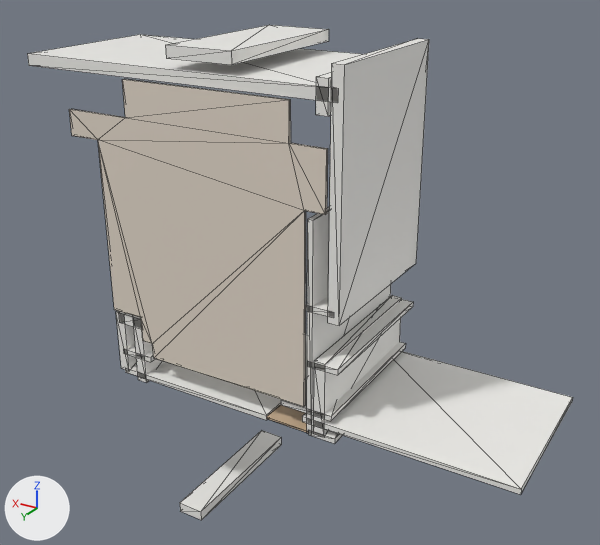
One commit to the glTF model examples/tum_fr1_room/plan.glb: the scene before it, then after it.
Before and after are seen from a 50 mm camera at (-7.59, 10.11, 4.72) aimed at (-0.57, -1.59, -1.13). Every picture has the same lights, and +X, +Y and +Z are marked at lower left. The older version comes first. Mesh edges are drawn as thin lines. Vertices at exactly the same position are counted once.

Names of what the first picture shows: 'doors', 'floor_Office', 'walls'.
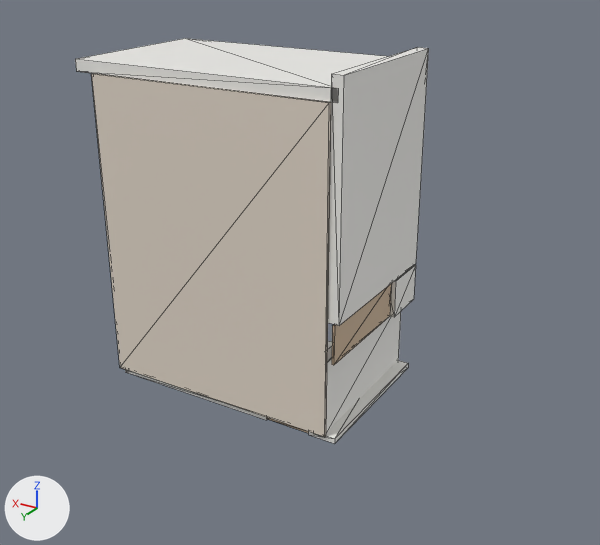
Changed parts and their boxes [x1, y1, x2, y2] in the pictures (600 x 545 px; the box of a moved part takes in the faces that stretch with it):
'walls', reshaped (35% narrower, 18% shorter): before [27, 25, 573, 520]; after [75, 38, 429, 443]
'floor_Office', reshaped (7% narrower, 11% taller): before [69, 79, 328, 407]; after [91, 73, 331, 437]
'doors', reshaped: before [266, 405, 308, 433]; after [266, 284, 391, 433]
part 1 of me_walls, added: after [390, 264, 416, 317]
part 2 of me_walls, deleted: before [119, 25, 573, 520]
part 3 of me_walls, moved or reshaped: before [328, 39, 429, 325]; after [328, 47, 429, 325]
part 4 of me_walls, moved or reshaped: before [27, 34, 363, 103]; after [75, 38, 388, 103]
part 5 of me_doors, added (brown): after [332, 284, 391, 365]

What changed in the scene script:
```text
Change me_walls:
    used by ob_walls; location = (0.0, 0.0, 0.0)
    verts and faces of me_walls; kept vertices keep their numbers, new ones are numbered from 140
    before: 4 (-2.03, 0.0, 2.86) at pixel (331, 63), 5 (-2.03, -2.91, 2.86) at pixel (417, 38), 6 (-2.23, 0.0, 2.86) at pixel (344, 64), 7 (-2.23, -2.91, 2.86) at pixel (429, 39)
    before: 124 (3.92, 0.0, 2.54) at pixel (27, 53), 125 (3.92, -2.91, 2.54) at pixel (140, 34), 126 (3.92, 0.0, 2.34) at pixel (28, 65), 127 (3.92, -2.91, 2.34)
    remove me_walls.from_pydata(...)  # 140 vertices, 216 faces; spans x -5.27..3.92, y -2.91..0.0, z -6.04..2.9
    add me_walls.from_pydata(...)  # 60 vertices, 96 faces; spans x -2.23..2.79, y -2.91..0.0, z -3.24..2.72
    me_walls part 1: a new loose piece, a box spanning x -2.23..-2.03, y -2.91..-2.05, z -1.79..-1.1, in mat_defaultmaterial
    me_walls part 2: 11 loose pieces with 88 vertices, spanning x -5.27..2.36, y -2.91..0.0, z -6.04..2.9, are deleted
    me_walls part 3
    add for i in [*range(4, 8)]: verts[i] += (0.0, 0.0, -0.14)
    me_walls part 4
    add for i in [*range(124, 128)]: verts[i] += (-1.13, 0.0, 0.0)
Change me_doors:
    used by ob_doors; location = (0.0, 0.0, 0.0)
    remove me_doors.from_pydata(...)  # 8 vertices, 12 faces; spans x -1.69..-0.86, y -2.54..0.0, z -3.21..-3.17
    add me_doors.from_pydata(...)  # 16 vertices, 24 faces; spans x -2.15..-0.86, y -2.54..0.0, z -3.21..-1.1
    me_doors part 5: a new loose piece, a box spanning x -2.15..-2.11, y -2.05..0.0, z -1.792..-1.102, in mat_defaultmaterial_001
Change me_floor_0:
    used by ob_floor_office; location = (0.0, 0.0, 0.0)
    remove me_floor_0.from_pydata(...)  # 32 vertices, 60 faces; spans x -1.99..3.01, y 0.0..0.05, z -2.69..2.31
    add me_floor_0.from_pydata(...)  # 8 vertices, 12 faces; spans x -2.03..2.41, y 0.0..0.05, z -3.14..2.34
    me_floor_0 part 6: the whole mesh is rebuilt
```
